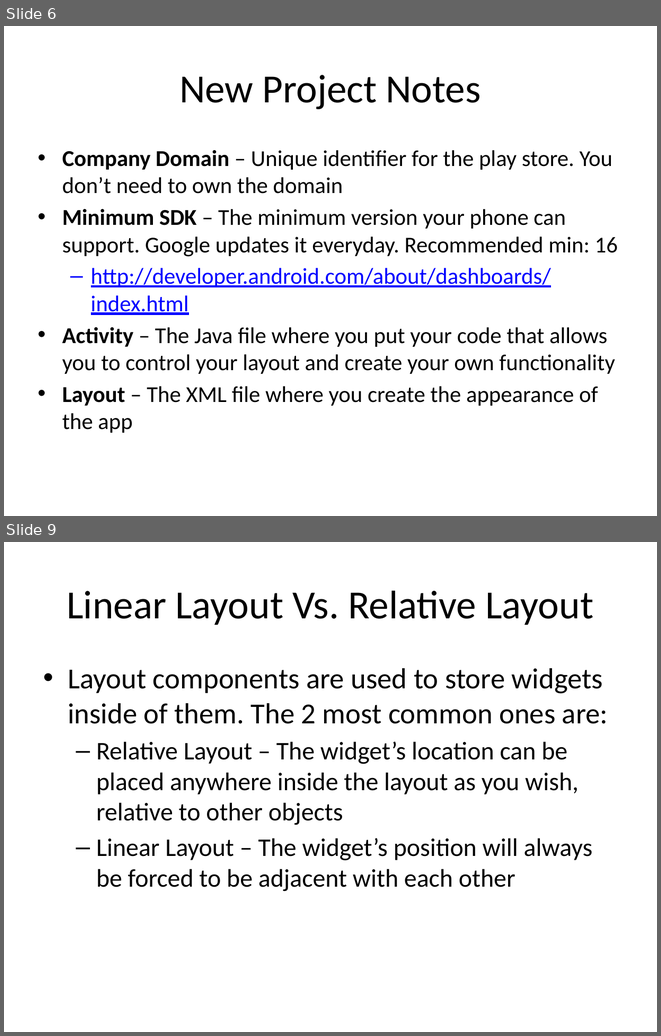
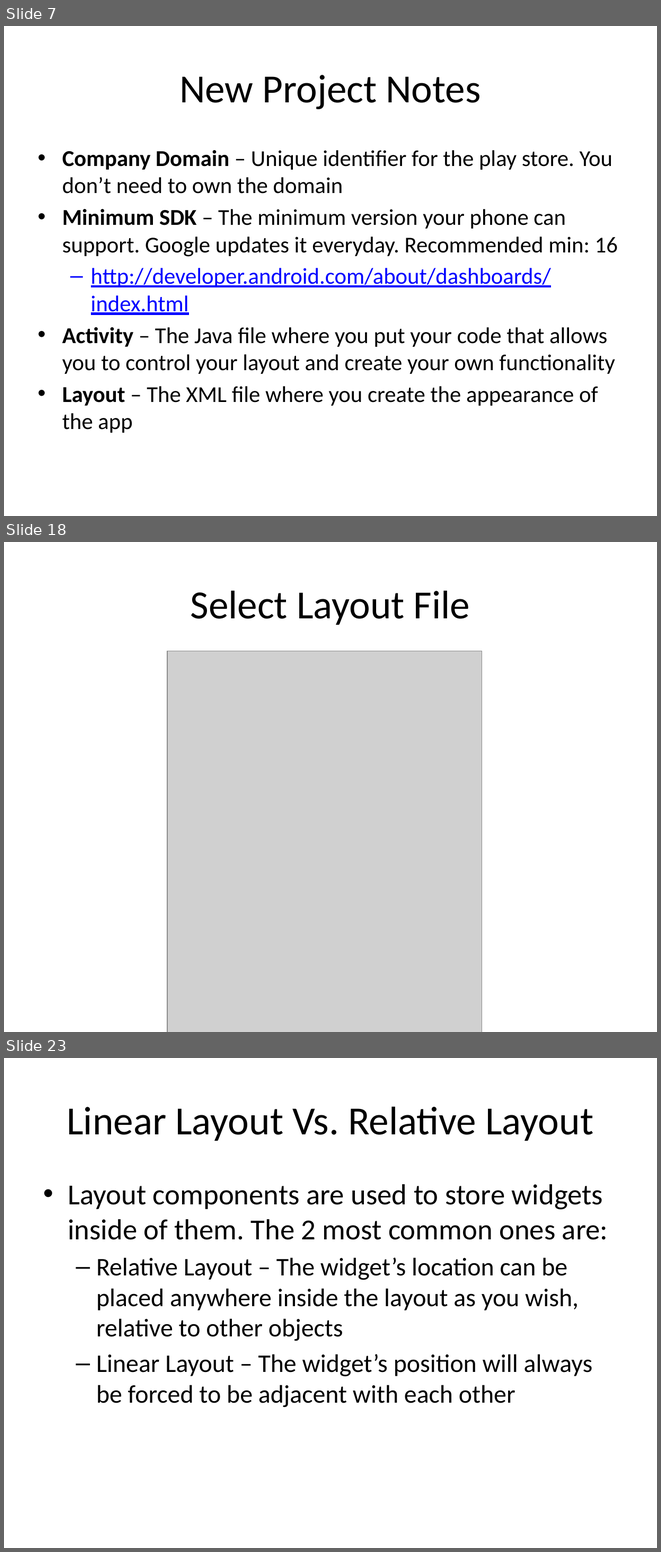
Before and after one commit to chang47/AndroidTutorial, a slide deck: Lesson1 First App/Android Lesson 1.pptx. Shown one above the other, each under a label of ours: slides 6 and 9 before the commit, slides 7, 18 and 23 after it; the slides between them are not shown. The pictures are 661x1036 and 661x1552 pixels, drawn with LibreOffice and Linux fonts; fonts in the diff are those of the drawing; grey boxes stand for pictures. Boxes give left, top, right and bottom in pixels: in the first picture for what was removed or moved away, otherwise in the second. Text is boxed around its words. In the diff, an @@ line names an element or a change of style, - is before the commit and + after.

```diff
--- a/Lesson1 First App/Android Lesson 1.pptx
+++ b/Lesson1 First App/Android Lesson 1.pptx
@@ slide 18 added at (4, 542, 657, 1032), background #FFFFFF @@
@@ title added at (191, 590, 470, 625), 44 pt, text #000000 @@
+Select Layout File
@@ picture added at (167, 651, 482, 1032) @@
@@ what was slide 6 is now slide 7 @@
@@ what was slide 9 is now slide 23 @@
```
Also in this commit, not shown: 8 slides changed, 25 other slides added, 1 slide removed, 30 other files.
